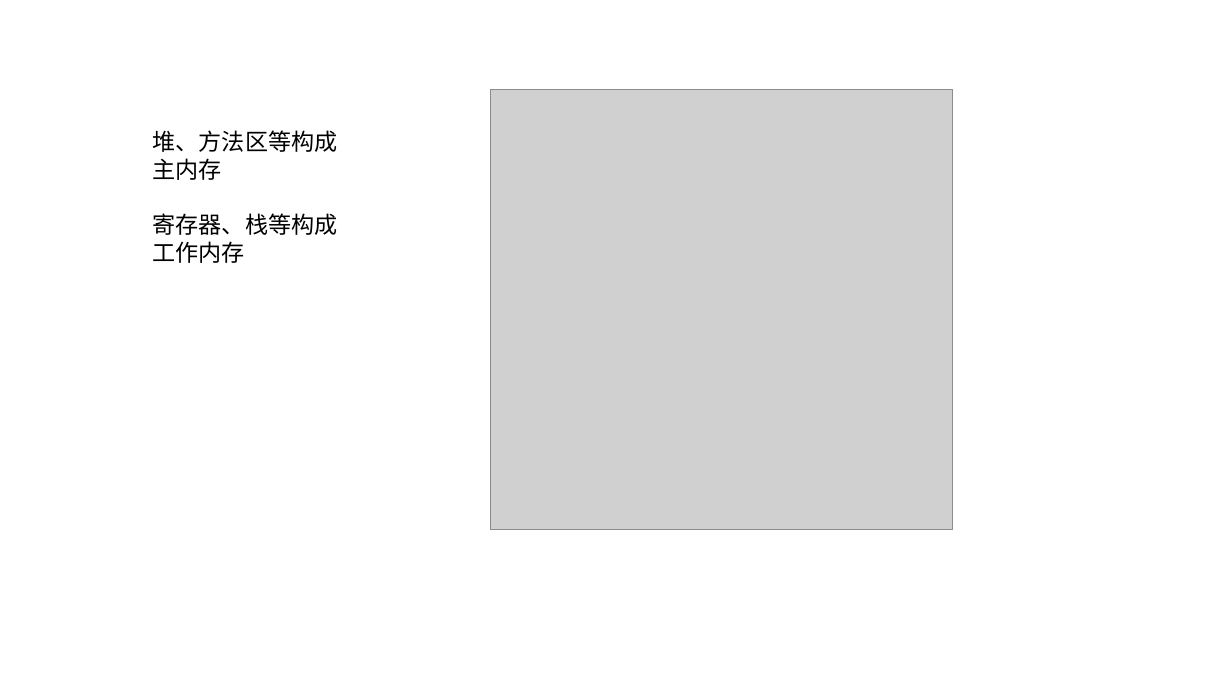
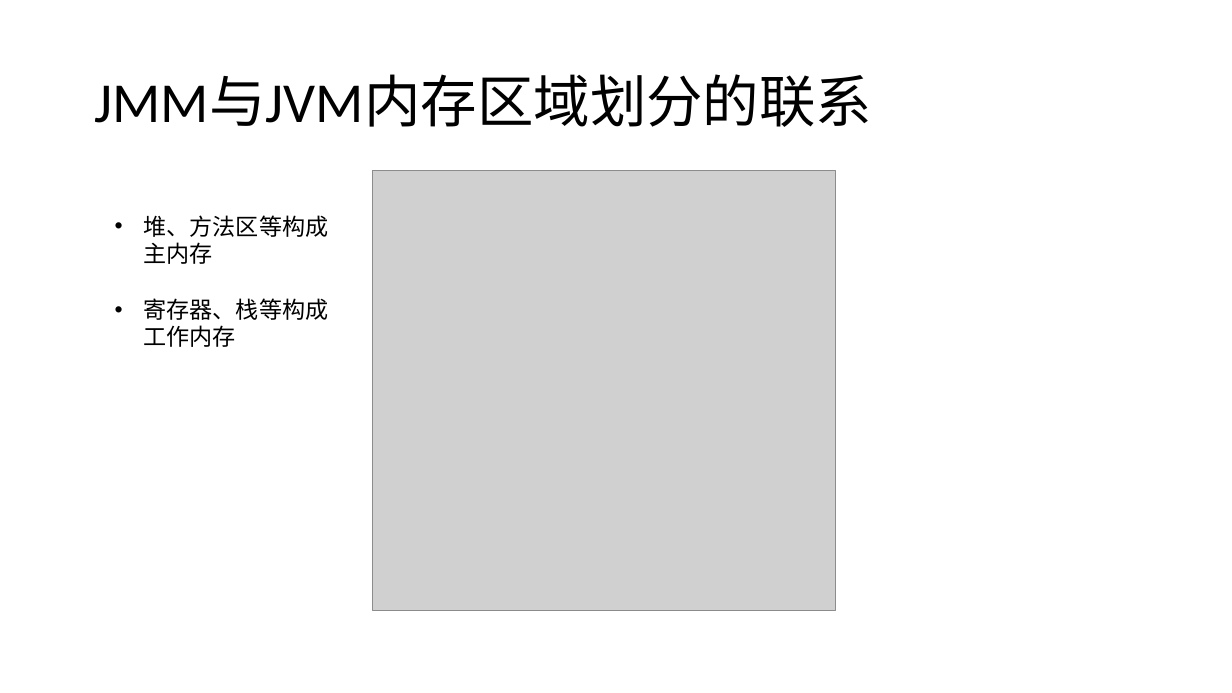
Before and after one commit to GerogeLeon/multithread_demo, a slide deck: slide 16 of JAVA并发编程.pptx (slide 12 before the commit). Drawn at 1232x693 pixels with LibreOffice and Linux fonts; fonts in the diff are those of the drawing; grey boxes stand for pictures. Boxes give left, top, right and bottom in pixels: in the first picture for what was removed or moved away, otherwise in the second. Text is boxed around its words. In the diff, an @@ line names an element or a change of style, - is before the commit and + after.

```diff
--- a/JAVA并发编程.pptx
+++ b/JAVA并发编程.pptx
@@ title added at bbox=[95, 74, 873, 127], 44 pt, text #000000 @@
+JMM与JVM内存区域划分的联系
@@ picture: place and size @@
-picture at bbox=[490, 90, 953, 530]
+picture at bbox=[372, 171, 836, 611]
@@ text "堆、方法区等构成主内存": place and size @@
-text "堆、方法区等构成主内存" at bbox=[153, 130, 338, 263]
+text "堆、方法区等构成主内存" at bbox=[144, 215, 329, 347]
@@ text "堆、方法区等构成主内存" at bbox=[144, 215, 329, 347]: bullet none to • @@
```
Also in this commit, not shown: 4 other slides changed, 2 slides added, 1 slide removed, 5 other files.
